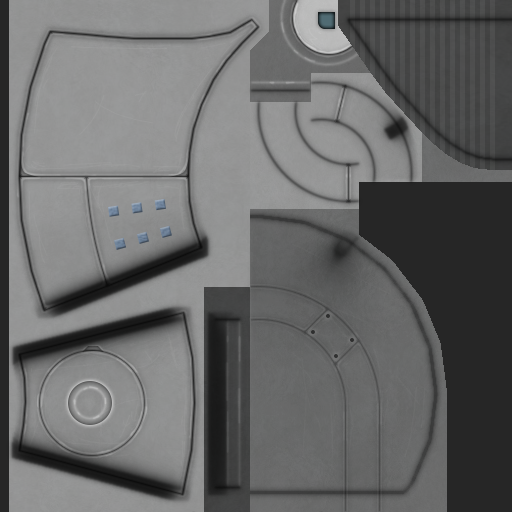
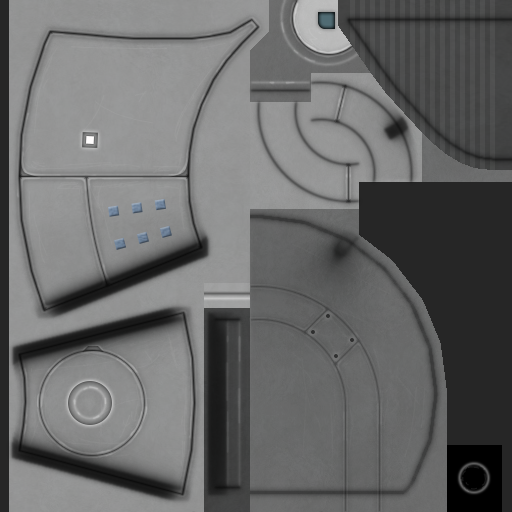
Layers edited between the first and the second 512 × 512 image:
added group "Window" with 2 layers above "Window Frame" over [456, 460, 492, 496]
added layer "Window High 2" (10%) in group "Window" over [460, 465, 487, 492]
added layer "Window High 1" in group "Window" over [456, 460, 492, 496]
added group "Window Frame" with 2 layers above "Back" over [204, 290, 250, 302]
added layer "WF Low 1" in group "Window Frame" over [204, 290, 250, 297]
added layer "WF High 1" in group "Window Frame" over [204, 295, 250, 302]
added layer "Light Raise" in group "Body" over [86, 136, 94, 144]
painted on "b" over [204, 283, 502, 512]
